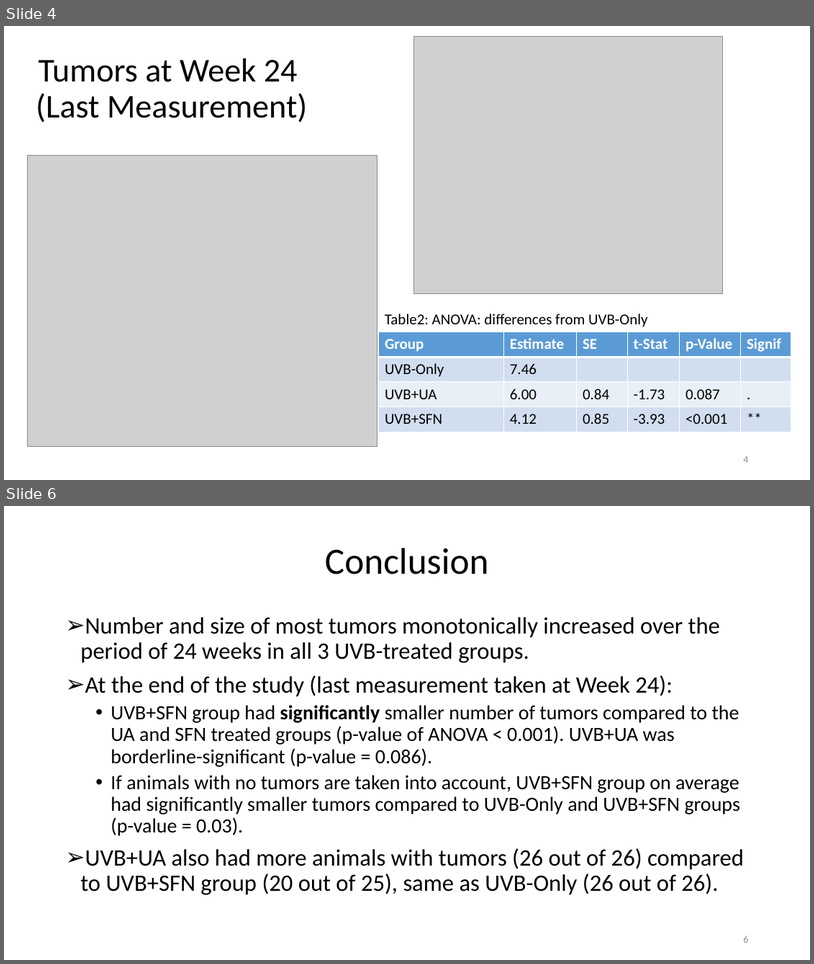
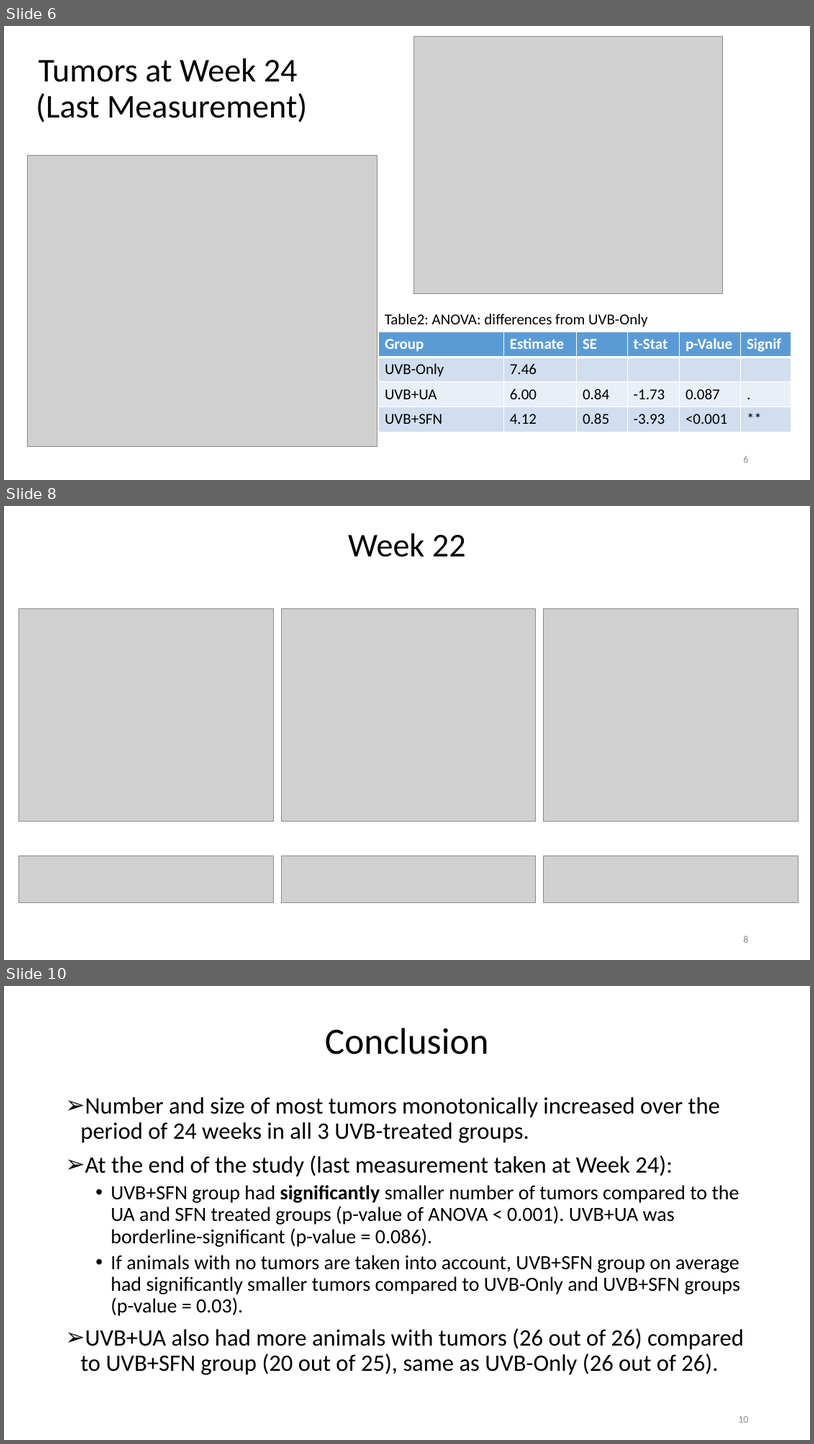
Before and after one commit to KongLabRUSP/skin.uvb, a slide deck: docs/skin_uvb_tumors_v1.pptx. Shown one above the other, each under a label of ours: slides 4 and 6 before the commit, slides 6, 8 and 10 after it; the slides between them are not shown. The pictures are 814x964 and 814x1444 pixels, drawn with LibreOffice and Linux fonts; fonts in the diff are those of the drawing; grey boxes stand for pictures. Boxes give left, top, right and bottom in pixels: in the first picture for what was removed or moved away, otherwise in the second. Text is boxed around its words. In the diff, an @@ line names an element or a change of style, - is before the commit and + after.

```diff
--- a/docs/skin_uvb_tumors_v1.pptx
+++ b/docs/skin_uvb_tumors_v1.pptx
@@ slide 8 added at [4, 506, 810, 960], background #FFFFFF @@
@@ title added at [348, 533, 466, 557], 39.6 pt, text #000000 @@
+Week 22
@@ picture added at [19, 608, 274, 821] @@
@@ picture added at [281, 608, 536, 821] @@
@@ picture added at [543, 608, 798, 821] @@
@@ picture added at [19, 856, 274, 902] @@
@@ picture added at [281, 856, 536, 902] @@
@@ picture added at [543, 856, 798, 902] @@
@@ page number added at [743, 935, 748, 942], 12 pt, text #8C8C8C @@
+8
@@ what was slide 4 is now slide 6 @@
@@ page number at [743, 456, 748, 462]: text changed @@
-4
+6
@@ what was slide 6 is now slide 10 @@
@@ page number at [738, 1416, 748, 1422]: text changed @@
-6
+10
```
Also in this commit, not shown: 3 slides changed, 4 other slides added, 4 other files.
